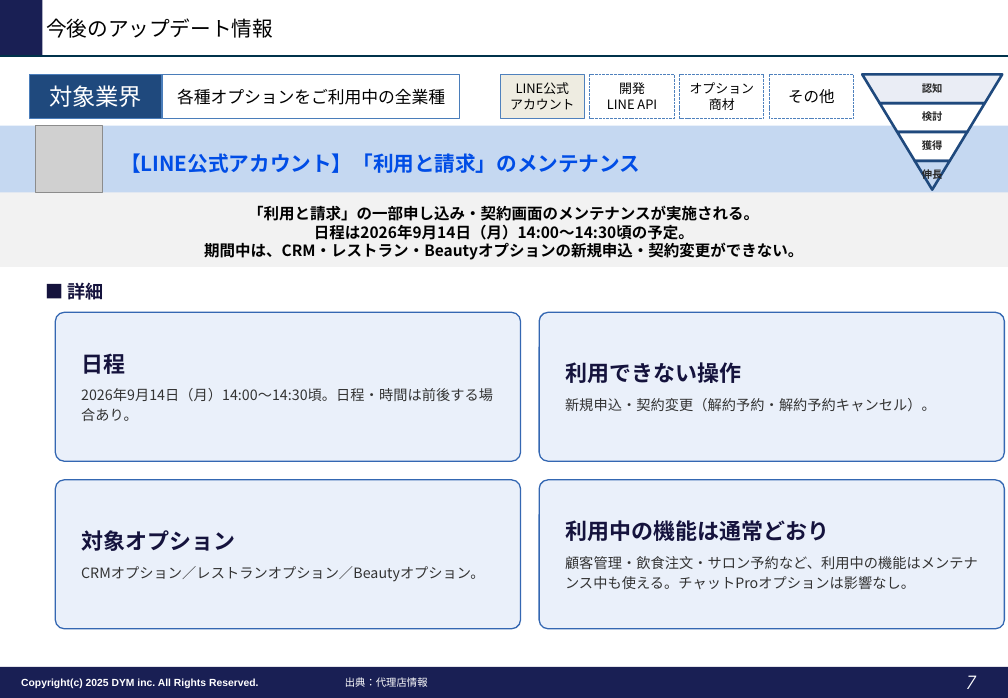
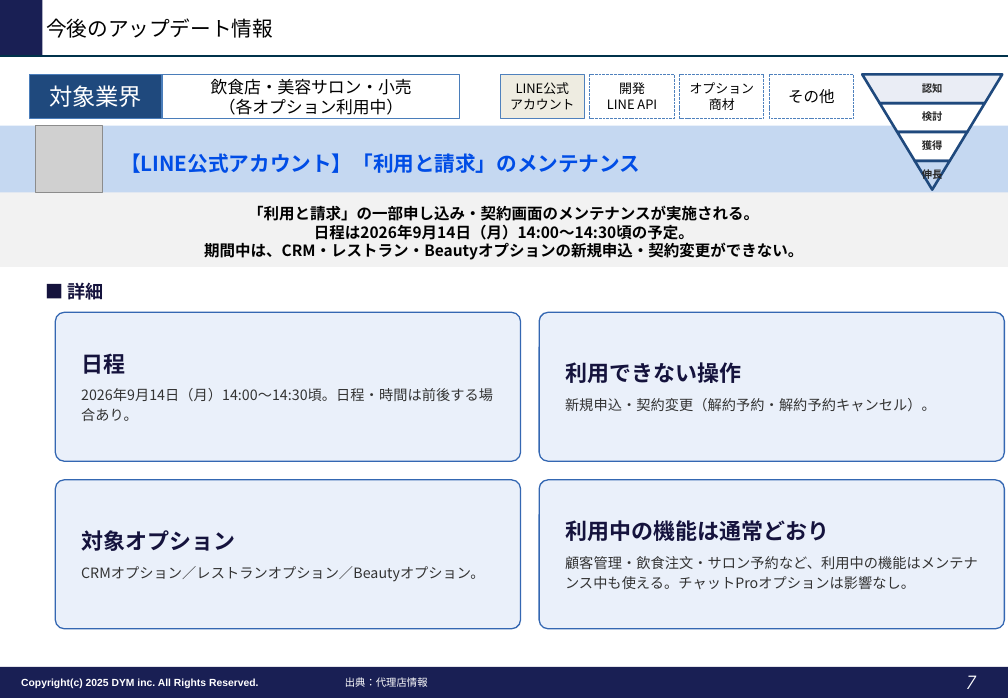
Before and after one commit to tonomura-r-dev/folder, a slide deck: slide 7 of LINEOA媒体最新情報_2026年10月トレンドレポート.pptx. Drawn at 1008x698 pixels with LibreOffice and Linux fonts; fonts in the diff are those of the drawing; grey boxes stand for pictures; background and template pictures are left out. Boxes give left, top, right and bottom in pixels: in the first picture for what was removed or moved away, otherwise in the second. Text is boxed around its words. In the diff, an @@ line names an element or a change of style, - is before the commit and + after.

```diff
--- a/LINEOA媒体最新情報_2026年10月トレンドレポート.pptx
+++ b/LINEOA媒体最新情報_2026年10月トレンドレポート.pptx
@@ text in rectangle at bbox=[211, 79, 412, 115]: text changed @@
-各種オプションをご利用中の全業種
+飲食店・美容サロン・小売
+（各オプション利用中）
```
Also in this commit, not shown: 7 other slides changed.
